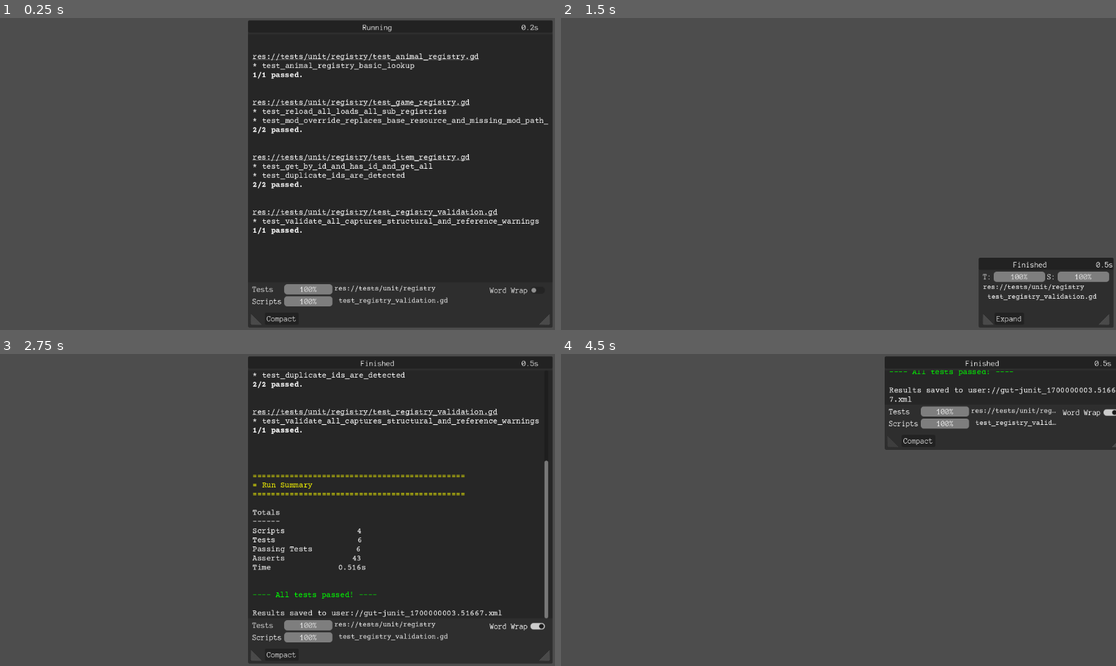
Above: before the commit, frames 1-4 (two rows, left to right).
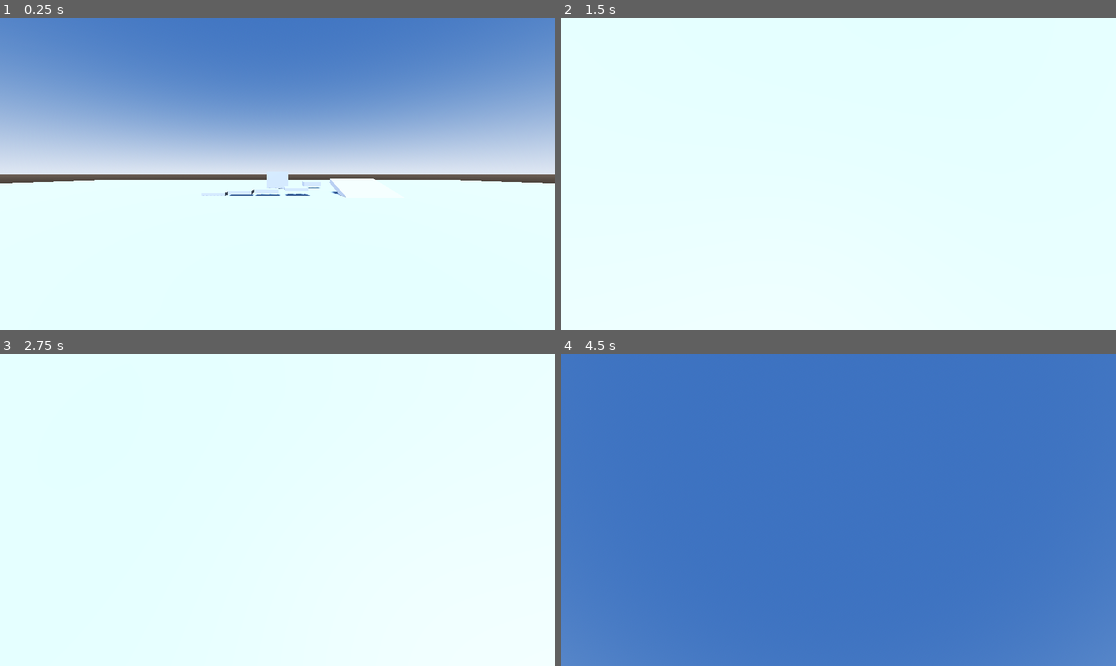
Above: after the commit, the same moments.

Repository: svogel76/tir
Game: Godot game, scene res://scenes/test_player.tscn
Two runs of this game, one before a commit and one after it. Both use one fixed random seed, a clock stepped at 60 frames per second and the inputs below. Before the commit the project starts from res://tests/test_runner.tscn.
Inputs (mouse positions are in pixels of both pictures, inside the frame that each line leads up to):
- Up to frame 1 (0.25 s): no input
- Up to frame 2 (1.5 s): click (1077, 289) at 0.5 s, where only the run before the commit has a clickable "Word Wrap"; click (844, 317) at 1.25 s, where only the run before the commit has a clickable "Compact"
- Up to frame 3 (2.75 s): click (449, 653) at 2 s, where only the run before the commit has a clickable "Expand"
- Up to frame 4 (4.5 s): tap Enter at 2.75 s; drag from (816, 653) to (894, 441) at 2.77 s; drag from (727, 525) to (810, 572) at 3.52 s; move the mouse to (894, 441) at 4.27 s; hold D (move_right, bound only after the commit) from 4.28 s (still down); hold Shift from 4.28 s (still down); tap Space (jump, bound only after the commit) at 4.35 s; click (894, 441) at 4.42 s

The runs differ from the first frame. In frame 1, 99% of the frame differs, in the area x 0-100%, y 0-100%; in frame 2, 100%; in frame 3, 100%; in frame 4, 100%.

Commit message:
Add grounded first-person controller and playable test level.
Implements a tunable Valheim-like movement/camera baseline with stamina-aware sprint and jump, interaction ray signaling, and a dedicated geometry test scene plus input bindings for immediate in-editor validation.

Made-with: Cursor

Diff:
--- a/project.godot
+++ b/project.godot
@@ -11,7 +11,7 @@
 [application]
 
 config/name="Neues Spiel"
-run/main_scene="res://tests/test_runner.tscn"
+run/main_scene="res://scenes/test_player.tscn"
 config/features=PackedStringArray("4.6", "Forward Plus")
 config/icon="res://icon.svg"
 
@@ -23,6 +23,54 @@
 
 enabled=PackedStringArray("res://addons/gut/plugin.cfg")
 
+[input]
+
+move_forward={
+"deadzone": 0.5,
+"events": [Object(InputEventKey,"resource_local_to_scene":false,"resource_name":"","device":-1,"window_id":0,"alt_pressed":false,"shift_pressed":false,"ctrl_pressed":false,"meta_pressed":false,"pressed":false,"keycode":87,"physical_keycode":87,"key_label":87,"unicode":119,"location":0,"echo":false,"script":null)
+]
+}
+move_backward={
+"deadzone": 0.5,
+"events": [Object(InputEventKey,"resource_local_to_scene":false,"resource_name":"","device":-1,"window_id":0,"alt_pressed":false,"shift_pressed":false,"ctrl_pressed":false,"meta_pressed":false,"pressed":false,"keycode":83,"physical_keycode":83,"key_label":83,"unicode":115,"location":0,"echo":false,"script":null)
+]
+}
+move_left={
+"deadzone": 0.5,
+"events": [Object(InputEventKey,"resource_local_to_scene":false,"resource_name":"","device":-1,"window_id":0,"alt_pressed":false,"shift_pressed":false,"ctrl_pressed":false,"meta_pressed":false,"pressed":false,"keycode":65,"physical_keycode":65,"key_label":65,"unicode":97,"location":0,"echo":false,"script":null)
+]
+}
+move_right={
+"deadzone": 0.5,
+"events": [Object(InputEventKey,"resource_local_to_scene":false,"resource_name":"","device":-1,"window_id":0,"alt_pressed":false,"shift_pressed":false,"ctrl_pressed":false,"meta_pressed":false,"pressed":false,"keycode":68,"physical_keycode":68,"key_label":68,"unicode":100,"location":0,"echo":false,"script":null)
+]
+}
+run={
+"deadzone": 0.5,
+"events": [Object(InputEventKey,"resource_local_to_scene":false,"resource_name":"","device":-1,"window_id":0,"alt_pressed":false,"shift_pressed":true,"ctrl_pressed":false,"meta_pressed":false,"pressed":false,"keycode":4194305,"physical_keycode":4194305,"key_label":4194305,"unicode":0,"location":1,"echo":false,"script":null)
+]
+}
+crouch={
+"deadzone": 0.5,
+"events": [Object(InputEventKey,"resource_local_to_scene":false,"resource_name":"","device":-1,"window_id":0,"alt_pressed":false,"shift_pressed":false,"ctrl_pressed":true,"meta_pressed":false,"pressed":false,"keycode":4194308,"physical_keycode":4194308,"key_label":4194308,"unicode":0,"location":1,"echo":false,"script":null)
+]
+}
+interact={
+"deadzone": 0.5,
+"events": [Object(InputEventKey,"resource_local_to_scene":false,"resource_name":"","device":-1,"window_id":0,"alt_pressed":false,"shift_pressed":false,"ctrl_pressed":false,"meta_pressed":false,"pressed":false,"keycode":69,"physical_keycode":69,"key_label":69,"unicode":101,"location":0,"echo":false,"script":null)
+]
+}
+inventory={
+"deadzone": 0.5,
+"events": [Object(InputEventKey,"resource_local_to_scene":false,"resource_name":"","device":-1,"window_id":0,"alt_pressed":false,"shift_pressed":false,"ctrl_pressed":false,"meta_pressed":false,"pressed":false,"keycode":4194309,"physical_keycode":4194309,"key_label":4194309,"unicode":0,"location":0,"echo":false,"script":null)
+]
+}
+jump={
+"deadzone": 0.5,
+"events": [Object(InputEventKey,"resource_local_to_scene":false,"resource_name":"","device":-1,"window_id":0,"alt_pressed":false,"shift_pressed":false,"ctrl_pressed":false,"meta_pressed":false,"pressed":false,"keycode":32,"physical_keycode":32,"key_label":32,"unicode":32,"location":0,"echo":false,"script":null)
+]
+}
+
 [physics]
 
 3d/physics_engine="Jolt Physics"
--- /dev/null
+++ b/scenes/test_player.tscn
@@ -0,0 +1,135 @@
+[gd_scene load_steps=13 format=3]
+
+[ext_resource type="PackedScene" path="res://src/player/player.tscn" id="1"]
+
+[sub_resource type="ProceduralSkyMaterial" id="10"]
+sky_top_color = Color(0.2, 0.35, 0.62, 1)
+sky_horizon_color = Color(0.77, 0.82, 0.9, 1)
+ground_horizon_color = Color(0.35, 0.31, 0.28, 1)
+ground_bottom_color = Color(0.15, 0.14, 0.13, 1)
+
+[sub_resource type="Sky" id="11"]
+sky_material = SubResource("10")
+
+[sub_resource type="Environment" id="12"]
+background_mode = 2
+sky = SubResource("11")
+ambient_light_source = 3
+ambient_light_energy = 0.55
+tonemap_mode = 2
+
+[sub_resource type="BoxShape3D" id="13"]
+size = Vector3(120, 1, 120)
+
+[sub_resource type="BoxMesh" id="14"]
+size = Vector3(120, 1, 120)
+
+[sub_resource type="BoxShape3D" id="15"]
+size = Vector3(2.2, 0.3, 2.2)
+
+[sub_resource type="BoxMesh" id="16"]
+size = Vector3(2.2, 0.3, 2.2)
+
+[sub_resource type="BoxShape3D" id="17"]
+size = Vector3(5, 0.5, 8)
+
+[sub_resource type="BoxMesh" id="18"]
+size = Vector3(5, 0.5, 8)
+
+[sub_resource type="BoxShape3D" id="19"]
+size = Vector3(3, 2.4, 3)
+
+[sub_resource type="BoxMesh" id="20"]
+size = Vector3(3, 2.4, 3)
+
+[sub_resource type="BoxShape3D" id="21"]
+size = Vector3(2.4, 0.6, 2.4)
+
+[sub_resource type="BoxMesh" id="22"]
+size = Vector3(2.4, 0.6, 2.4)
+
+[node name="TestPlayerScene" type="Node3D"]
+
+[node name="WorldEnvironment" type="WorldEnvironment" parent="."]
+environment = SubResource("12")
+
+[node name="DirectionalLight3D" type="DirectionalLight3D" parent="."]
+rotation = Vector3(-0.9, -0.5, 0.0)
+light_energy = 1.2
+shadow_enabled = true
+
+[node name="Ground" type="StaticBody3D" parent="."]
+position = Vector3(0, -0.5, 0)
+
+[node name="CollisionShape3D" type="CollisionShape3D" parent="Ground"]
+shape = SubResource("13")
+
+[node name="MeshInstance3D" type="MeshInstance3D" parent="Ground"]
+mesh = SubResource("14")
+
+[node name="StairStep01" type="StaticBody3D" parent="."]
+position = Vector3(-6, 0.15, -10)
+
+[node name="CollisionShape3D" type="CollisionShape3D" parent="StairStep01"]
+shape = SubResource("15")
+
+[node name="MeshInstance3D" type="MeshInstance3D" parent="StairStep01"]
+mesh = SubResource("16")
+
+[node name="StairStep02" type="StaticBody3D" parent="."]
+position = Vector3(-3.5, 0.3, -10)
+
+[node name="CollisionShape3D" type="CollisionShape3D" parent="StairStep02"]
+shape = SubResource("15")
+
+[node name="MeshInstance3D" type="MeshInstance3D" parent="StairStep02"]
+mesh = SubResource("16")
+
+[node name="StairStep03" type="StaticBody3D" parent="."]
+position = Vector3(-1.0, 0.45, -10)
+
+[node name="CollisionShape3D" type="CollisionShape3D" parent="StairStep03"]
+shape = SubResource("15")
+
+[node name="MeshInstance3D" type="MeshInstance3D" parent="StairStep03"]
+mesh = SubResource("16")
+
+[node name="StairStep04" type="StaticBody3D" parent="."]
+position = Vector3(1.8, 0.6, -10)
+
+[node name="CollisionShape3D" type="CollisionShape3D" parent="StairStep04"]
+shape = SubResource("15")
+
+[node name="MeshInstance3D" type="MeshInstance3D" parent="StairStep04"]
+mesh = SubResource("16")
+
+[node name="Ramp" type="StaticBody3D" parent="."]
+position = Vector3(8.5, 0.25, -9.5)
+rotation = Vector3(0.261799, 0, 0)
+
+[node name="CollisionShape3D" type="CollisionShape3D" parent="Ramp"]
+shape = SubResource("17")
+
+[node name="MeshInstance3D" type="MeshInstance3D" parent="Ramp"]
+mesh = SubResource("18")
+
+[node name="LandingPlatform" type="StaticBody3D" parent="."]
+position = Vector3(0, 1.2, -20)
+
+[node name="CollisionShape3D" type="CollisionShape3D" parent="LandingPlatform"]
+shape = SubResource("19")
+
+[node name="MeshInstance3D" type="MeshInstance3D" parent="LandingPlatform"]
+mesh = SubResource("20")
+
+[node name="JumpOnlyPlatform" type="StaticBody3D" parent="."]
+position = Vector3(5.0, 0.6, -20)
+
+[node name="CollisionShape3D" type="CollisionShape3D" parent="JumpOnlyPlatform"]
+shape = SubResource("21")
+
+[node name="MeshInstance3D" type="MeshInstance3D" parent="JumpOnlyPlatform"]
+mesh = SubResource("22")
+
+[node name="Player" parent="." instance=ExtResource("1")]
+position = Vector3(0, 1.1, 10.0)
--- /dev/null
+++ b/src/player/player.gd
@@ -0,0 +1,356 @@
+extends CharacterBody3D
+class_name TirPlayerController
+
+signal focus_changed(collider: Object, position: Vector3, normal: Vector3)
+signal stamina_state_changed(is_low: bool, is_exhausted: bool)
+signal stamina_low
+signal stamina_exhausted
+signal stamina_recovered
+
+enum MovementState {
+	STANDING,
+	WALKING,
+	RUNNING,
+	CROUCHING,
+	JUMPING,
+	AIRBORNE
+}
+
+@export_group("Input")
+@export var move_left_action: StringName = &"move_left"
+@export var move_right_action: StringName = &"move_right"
+@export var move_forward_action: StringName = &"move_forward"
+@export var move_back_action: StringName = &"move_backward"
+@export var run_action: StringName = &"run"
+@export var crouch_action: StringName = &"crouch"
+@export var jump_action: StringName = &"jump"
+@export var run_fallback_key: Key = KEY_SHIFT
+@export var crouch_fallback_key: Key = KEY_CTRL
+
+@export_group("Look")
+@export_range(0.001, 0.02, 0.0005) var mouse_sensitivity: float = 0.004
+@export_range(-89.0, -1.0, 0.1) var min_pitch_degrees: float = -80.0
+@export_range(1.0, 89.0, 0.1) var max_pitch_degrees: float = 80.0
+
+@export_group("Movement")
+@export_range(0.1, 8.0, 0.1, "suffix:m/s") var walk_speed: float = 1.9
+@export_range(0.1, 10.0, 0.1, "suffix:m/s") var run_speed: float = 3.1
+@export_range(0.1, 5.0, 0.1, "suffix:m/s") var crouch_speed: float = 1.3
+@export_range(0.5, 40.0, 0.1) var acceleration: float = 10.0
+@export_range(0.5, 40.0, 0.1) var deceleration: float = 14.0
+@export_range(0.0, 40.0, 0.1, "suffix:m/s2") var gravity_upward: float = 12.5
+@export_range(0.0, 60.0, 0.1, "suffix:m/s2") var gravity_downward: float = 22.0
+@export_range(0.0, 8.0, 0.05, "suffix:m/s") var floor_stick_force: float = 2.2
+@export_range(0.0, 10.0, 0.1, "suffix:m/s") var jump_velocity: float = 4.3
+@export_range(0.0, 100.0, 0.1, "suffix:/jump") var jump_stamina_cost: float = 16.0
+@export_range(0.0, 20.0, 0.1) var air_control_acceleration: float = 1.6
+@export_range(0.0, 1.0, 0.01) var air_control_factor: float = 0.08
+
+@export_group("Stamina")
+@export_range(1.0, 300.0, 0.1) var stamina_max: float = 100.0
+@export_range(0.0, 100.0, 0.1, "suffix:/s") var run_stamina_drain_per_second: float = 18.0
+@export_range(0.0, 100.0, 0.1, "suffix:/s") var stamina_regen_per_second: float = 14.0
+@export_range(0.0, 1.0, 0.01) var low_stamina_threshold_ratio: float = 0.2
+
+@export_group("Camera")
+@export_range(0.0, 0.1, 0.001, "suffix:m") var bob_vertical_amplitude: float = 0.038
+@export_range(0.0, 0.08, 0.001, "suffix:m") var bob_horizontal_amplitude: float = 0.016
+@export_range(0.1, 3.0, 0.01, "suffix:m") var bob_stride_length: float = 1.15
+@export_range(1.0, 2.5, 0.01) var run_bob_multiplier: float = 1.35
+@export_range(0.2, 2.0, 0.01) var crouch_bob_speed_scale: float = 0.65
+@export_range(0.0, 20.0, 0.1) var bob_blend_in_speed: float = 9.0
+@export_range(0.0, 20.0, 0.1) var bob_blend_out_speed: float = 6.0
+@export_range(0.0, 1.0, 0.01) var camera_smoothing: float = 0.16
+@export_range(0.5, 2.5, 0.01, "suffix:m") var standing_camera_height: float = 1.68
+@export_range(0.3, 1.6, 0.01, "suffix:m") var crouching_camera_height: float = 1.15
+@export_range(0.1, 20.0, 0.1) var crouch_transition_speed: float = 9.0
+@export_range(0.0, 0.4, 0.01) var look_lag_strength: float = 0.12
+@export_range(1.0, 30.0, 0.1) var look_lag_speed: float = 14.0
+@export_range(0.0, 0.35, 0.005, "suffix:m") var landing_impact_max: float = 0.16
+@export_range(0.0, 0.2, 0.005, "suffix:m") var jump_landing_bonus: float = 0.05
+@export_range(0.0, 2.0, 0.01) var landing_velocity_to_impact: float = 0.045
+@export_range(1.0, 60.0, 0.1) var landing_spring_stiffness: float = 26.0
+@export_range(0.1, 20.0, 0.1) var landing_spring_damping: float = 8.5
+
+@export_group("Interaction")
+@export_range(0.5, 8.0, 0.1, "suffix:m") var interaction_distance: float = 2.4
+@export_flags_3d_physics var interaction_mask: int = 1
+
+@onready var _head: Node3D = $Head
+@onready var _camera: Camera3D = $Head/Camera3D
+
+var movement_state: MovementState = MovementState.STANDING
+var stamina_current: float = 100.0
+
+var _pitch_degrees: float = 0.0
+var _base_head_position: Vector3
+var _last_focus_collider: Object = null
+var _is_stamina_low: bool = false
+var _is_stamina_exhausted: bool = false
+var _target_yaw: float = 0.0
+var _target_pitch: float = 0.0
+var _current_yaw: float = 0.0
+var _current_pitch: float = 0.0
+var _gait_phase: float = 0.0
+var _bob_blend: float = 0.0
+var _landing_offset: float = 0.0
+var _landing_velocity: float = 0.0
+var _was_on_floor: bool = false
+var _was_jumping: bool = false
+var _fall_speed_before_landing: float = 0.0
+
+
+func _ready() -> void:
+	stamina_current = stamina_max
+	_base_head_position = _head.position
+	Input.set_mouse_mode(Input.MOUSE_MODE_CAPTURED)
+	_current_yaw = rotation.y
+	_target_yaw = _current_yaw
+	_current_pitch = _head.rotation.x
+	_target_pitch = _current_pitch
+	_was_on_floor = is_on_floor()
+
+
+func _unhandled_input(event: InputEvent) -> void:
+	if event is InputEventKey and event.pressed and not event.echo and event.keycode == KEY_ESCAPE:
+		if Input.get_mouse_mode() == Input.MOUSE_MODE_CAPTURED:
+			Input.set_mouse_mode(Input.MOUSE_MODE_VISIBLE)
+		else:
+			Input.set_mouse_mode(Input.MOUSE_MODE_CAPTURED)
+		return
+
+	if event is InputEventMouseMotion and Input.get_mouse_mode() == Input.MOUSE_MODE_CAPTURED:
+		_target_yaw += -event.relative.x * mouse_sensitivity
+		_pitch_degrees = clamp(_pitch_degrees - event.relative.y * mouse_sensitivity * 100.0, min_pitch_degrees, max_pitch_degrees)
+		_target_pitch = deg_to_rad(_pitch_degrees)
+
+
+func _physics_process(delta: float) -> void:
+	_update_look(delta)
+	_update_vertical_velocity(delta)
+	var move_input: Vector2 = _get_move_input()
+	var wish_dir: Vector3 = (global_transform.basis * Vector3(move_input.x, 0.0, move_input.y)).normalized()
+	var wants_crouch: bool = _is_action_pressed(crouch_action)
+	var wants_run: bool = _is_action_pressed(run_action)
+	var wants_jump: bool = _is_action_just_pressed(jump_action)
+
+	if wants_jump:
+		_try_jump(wants_crouch)
+
+	var target_speed: float = _resolve_target_speed(move_input, wants_crouch, wants_run)
+	var target_horizontal_velocity: Vector3 = wish_dir * target_speed
+	var horizontal_velocity: Vector3 = Vector3(velocity.x, 0.0, velocity.z)
+	var blend_rate: float = acceleration if target_speed > horizontal_velocity.length() else deceleration
+	if not is_on_floor():
+		blend_rate = air_control_acceleration * air_control_factor
+	horizontal_velocity = horizontal_velocity.move_toward(target_horizontal_velocity, blend_rate * delta)
+	velocity.x = horizontal_velocity.x
+	velocity.z = horizontal_velocity.z
+
+	move_and_slide()
+	_update_landing_impact()
+	_update_stamina(delta, wants_run, wants_crouch, move_input)
+	_update_state(wants_crouch, move_input)
+	_update_camera(delta, move_input)
+	_update_focus_signal()
+
+
+func _update_vertical_velocity(delta: float) -> void:
+	if is_on_floor():
+		if movement_state != MovementState.JUMPING:
+			velocity.y = -floor_stick_force
+		return
+	_fall_speed_before_landing = max(_fall_speed_before_landing, -velocity.y)
+	var gravity_force: float = gravity_upward if velocity.y > 0.0 else gravity_downward
+	velocity.y -= gravity_force * delta
+
+
+func _resolve_target_speed(move_input: Vector2, wants_crouch: bool, wants_run: bool) -> float:
+	if move_input.is_zero_approx():
+		return 0.0
+	if movement_state == MovementState.JUMPING:
+		return walk_speed
+	if not is_on_floor():
+		return walk_speed
+	if wants_crouch:
+		return crouch_speed
+	if wants_run and not _is_stamina_exhausted:
+		return run_speed
+	return walk_speed
+
+
+func _update_state(wants_crouch: bool, move_input: Vector2) -> void:
+	if not is_on_floor():
+		if movement_state == MovementState.JUMPING and velocity.y <= 0.0:
+			movement_state = MovementState.AIRBORNE
+			return
+		movement_state = MovementState.AIRBORNE
+		return
+	if wants_crouch:
+		movement_state = MovementState.CROUCHING
+		return
+	if move_input.is_zero_approx():
+		movement_state = MovementState.STANDING
+	elif velocity.length() > (walk_speed + run_speed) * 0.5:
+		movement_state = MovementState.RUNNING
+	else:
+		movement_state = MovementState.WALKING
+
+
+func _update_stamina(delta: float, wants_run: bool, wants_crouch: bool, move_input: Vector2) -> void:
+	var should_drain: bool = is_on_floor() and not move_input.is_zero_approx() and wants_run and not wants_crouch and movement_state == MovementState.RUNNING
+	if should_drain:
+		stamina_current = max(0.0, stamina_current - run_stamina_drain_per_second * delta)
+	else:
+		var should_regen: bool = movement_state == MovementState.STANDING or movement_state == MovementState.WALKING
+		if should_regen:
+			stamina_current = min(stamina_max, stamina_current + stamina_regen_per_second * delta)
+
+	var low_threshold: float = stamina_max * low_stamina_threshold_ratio
+	var now_low: bool = stamina_current <= low_threshold
+	var now_exhausted: bool = stamina_current <= 0.0
+
+	if now_exhausted and not _is_stamina_exhausted:
+		stamina_exhausted.emit()
+	elif not now_exhausted and _is_stamina_exhausted:
+		stamina_recovered.emit()
+
+	if now_low and not _is_stamina_low:
+		stamina_low.emit()
+
+	if now_low != _is_stamina_low or now_exhausted != _is_stamina_exhausted:
+		stamina_state_changed.emit(now_low, now_exhausted)
+
+	_is_stamina_low = now_low
+	_is_stamina_exhausted = now_exhausted
+
+
+func _update_camera(delta: float, move_input: Vector2) -> void:
+	var target_height: float = crouching_camera_height if movement_state == MovementState.CROUCHING else standing_camera_height
+	var target_pos: Vector3 = _base_head_position
+	target_pos.y = target_height
+
+	var is_moving_on_ground: bool = is_on_floor() and not move_input.is_zero_approx()
+	var horizontal_speed: float = Vector2(velocity.x, velocity.z).length()
+	var speed_ratio: float = clampf(horizontal_speed / max(run_speed, 0.001), 0.0, 1.0)
+	var bob_target_blend: float = 1.0 if is_moving_on_ground else 0.0
+	var blend_speed: float = bob_blend_in_speed if bob_target_blend > _bob_blend else bob_blend_out_speed
+	_bob_blend = move_toward(_bob_blend, bob_target_blend, blend_speed * delta)
+	if _bob_blend > 0.001:
+		var step_scale: float = crouch_bob_speed_scale if movement_state == MovementState.CROUCHING else 1.0
+		var stride: float = max(0.05, bob_stride_length)
+		_gait_phase = fmod(_gait_phase + (horizontal_speed * delta * step_scale) / stride, 1.0)
+		var bob_offset: Vector3 = _compute_bob_offset(_gait_phase, speed_ratio, movement_state == MovementState.CROUCHING)
+		target_pos += bob_offset * _bob_blend
+	target_pos.y -= _landing_offset
+	_head.position = _head.position.lerp(target_pos, clamp(camera_smoothing * delta * 60.0, 0.0, 1.0))
+
+
+func _update_focus_signal() -> void:
+	var from: Vector3 = _camera.global_position
+	var to: Vector3 = from + (-_camera.global_transform.basis.z) * interaction_distance
+	var query: PhysicsRayQueryParameters3D = PhysicsRayQueryParameters3D.create(from, to, interaction_mask)
+	query.collide_with_areas = true
+	query.collide_with_bodies = true
+	query.exclude = [self]
+
+	var hit: Dictionary = get_world_3d().direct_space_state.intersect_ray(query)
+	var collider: Object = hit.get("collider", null) as Object
+	if collider != _last_focus_collider or collider != null:
+		var hit_position: Vector3 = hit.get("position", Vector3.ZERO) as Vector3
+		var normal: Vector3 = hit.get("normal", Vector3.ZERO) as Vector3
+		focus_changed.emit(collider, hit_position, normal)
+		_last_focus_collider = collider
+
+
+func _get_move_input() -> Vector2:
+	var x: float = _get_axis_value(move_left_action, move_right_action)
+	var y: float = _get_axis_value(move_forward_action, move_back_action)
+	return Vector2(x, y).normalized()
+
+
+func _get_axis_value(negative: StringName, positive: StringName) -> float:
+	var neg: float = 0.0
+	var pos: float = 0.0
+	if InputMap.has_action(negative):
+		neg = Input.get_action_strength(negative)
+	if InputMap.has_action(positive):
+		pos = Input.get_action_strength(positive)
+	return pos - neg
+
+
+func _is_action_pressed(action: StringName) -> bool:
+	var pressed: bool = InputMap.has_action(action) and Input.is_action_pressed(action)
+	if pressed:
+		return true
+
+	# Fallback for modifier keys when InputMap bindings are platform-specific.
+	if action == run_action:
+		return Input.is_key_pressed(run_fallback_key)
+	if action == crouch_action:
+		return Input.is_key_pressed(crouch_fallback_key)
+	return false
+
+
+func _is_action_just_pressed(action: StringName) -> bool:
+	return InputMap.has_action(action) and Input.is_action_just_pressed(action)
+
+
+func _update_look(delta: float) -> void:
+	var lag_mix: float = clampf(1.0 - look_lag_strength, 0.65, 1.0)
+	var follow: float = clampf(look_lag_speed * lag_mix * delta, 0.0, 1.0)
+	_current_yaw = lerp_angle(_current_yaw, _target_yaw, follow)
+	_current_pitch = lerp(_current_pitch, _target_pitch, follow)
+	rotation.y = _current_yaw
+	_head.rotation.x = _current_pitch
+
+
+func _compute_bob_offset(phase: float, speed_ratio: float, is_crouching: bool) -> Vector3:
+	var p: float = phase
+	var impact_wave: float = 1.0 - abs(p * 2.0 - 1.0)
+	impact_wave = impact_wave * impact_wave * (3.0 - 2.0 * impact_wave)
+	var lateral_wave: float = sin((p + 0.25) * TAU)
+	var crouch_scale: float = 0.7 if is_crouching else 1.0
+	var run_scale: float = run_bob_multiplier if movement_state == MovementState.RUNNING else 1.0
+	var vertical: float = impact_wave * bob_vertical_amplitude * speed_ratio * crouch_scale * run_scale
+	var lateral: float = lateral_wave * bob_horizontal_amplitude * speed_ratio * crouch_scale * run_scale
+	return Vector3(lateral, -vertical, 0.0)
+
+
+func _try_jump(wants_crouch: bool) -> void:
+	if wants_crouch:
+		return
+	if not is_on_floor():
+		return
+	if _is_stamina_exhausted:
+		return
+	if stamina_current < jump_stamina_cost:
+		return
+
+	stamina_current = max(0.0, stamina_current - jump_stamina_cost)
+	velocity.y = jump_velocity
+	movement_state = MovementState.JUMPING
+	_was_jumping = true
+	_fall_speed_before_landing = 0.0
+
+
+func _update_landing_impact() -> void:
+	var on_floor_now: bool = is_on_floor()
+	if on_floor_now and not _was_on_floor:
+		var impact_strength: float = clampf(_fall_speed_before_landing * landing_velocity_to_impact, 0.0, landing_impact_max)
+		if _was_jumping:
+			impact_strength = clampf(impact_strength + jump_landing_bonus, 0.0, landing_impact_max)
+		_landing_velocity -= impact_strength
+		_fall_speed_before_landing = 0.0
+		_was_jumping = false
+	elif not on_floor_now and _was_on_floor and movement_state != MovementState.JUMPING:
+		_fall_speed_before_landing = 0.0
+
+	var spring_force: float = (-_landing_offset * landing_spring_stiffness) - (_landing_velocity * landing_spring_damping)
+	_landing_velocity += spring_force * get_physics_process_delta_time()
+	_landing_offset += _landing_velocity * get_physics_process_delta_time()
+	if absf(_landing_offset) < 0.0002 and absf(_landing_velocity) < 0.0002:
+		_landing_offset = 0.0
+		_landing_velocity = 0.0
+
+	_was_on_floor = on_floor_now
--- /dev/null
+++ b/src/player/player.tscn
@@ -0,0 +1,22 @@
+[gd_scene load_steps=3 format=3]
+
+[ext_resource type="Script" path="res://src/player/player.gd" id="1"]
+
+[sub_resource type="CapsuleShape3D" id="1"]
+radius = 0.35
+height = 1.1
+
+[node name="Player" type="CharacterBody3D"]
+script = ExtResource("1")
+
+[node name="CollisionShape3D" type="CollisionShape3D" parent="."]
+position = Vector3(0, 0.95, 0)
+shape = SubResource("1")
+
+[node name="Head" type="Node3D" parent="."]
+position = Vector3(0, 1.68, 0)
+
+[node name="Camera3D" type="Camera3D" parent="Head"]
+current = true
+fov = 75.0
+near = 0.05
